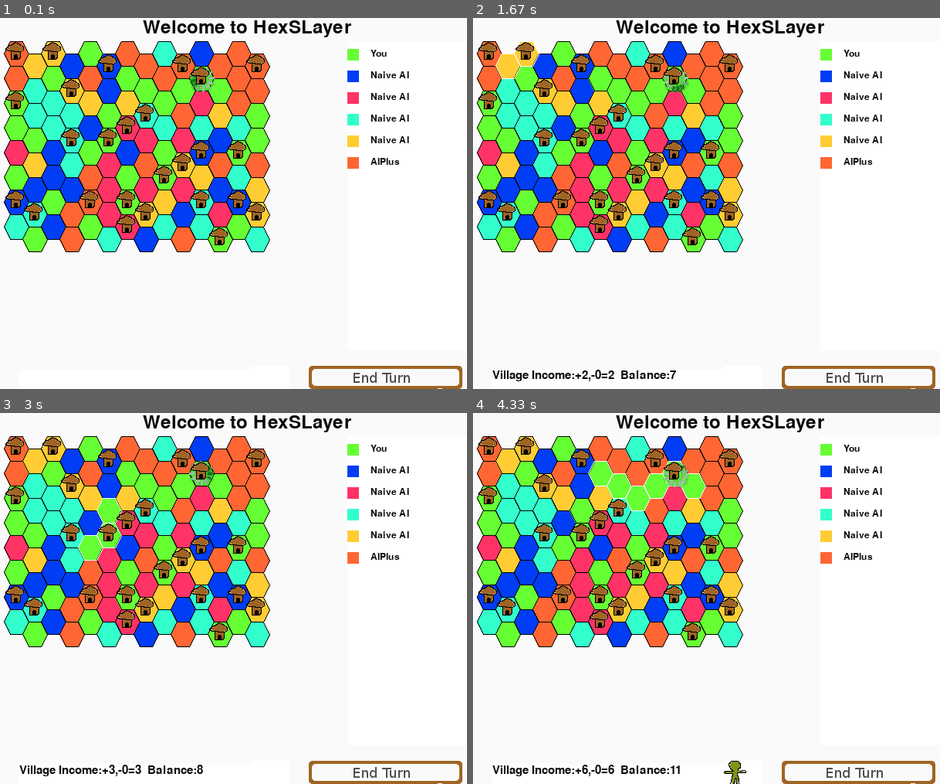
Above: before the commit, frames 1-4 (two rows, left to right).
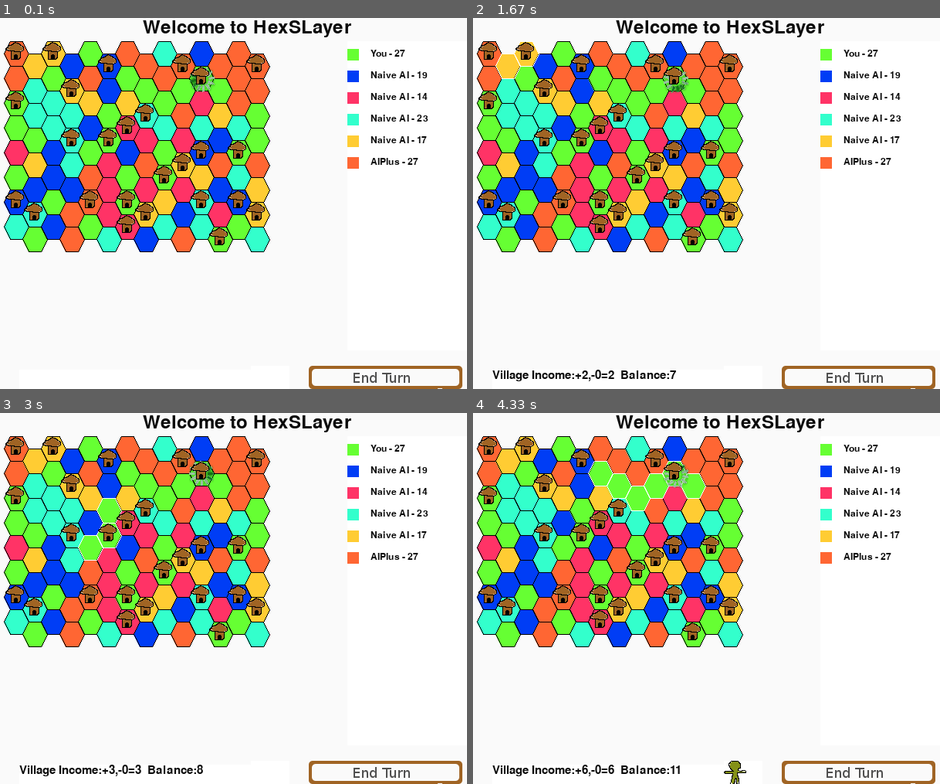
Above: after the commit, the same moments.

Repository: StephenFluin/HexSLayer
Game: pygame game, started from hexslayer.py
The game is run twice, just before and just after one commit, with the same random seed, the same clock (stepped at 60 frames per second) and the same inputs. The source is Python 2; it was converted automatically to run under Python 3.
Inputs (mouse positions are in pixels of both pictures, inside the frame that each line leads up to):
- Up to frame 1 (0.1 s): no input
- Up to frame 2 (1.67 s): click (720, 203) at 0.38 s; press the mouse at (673, 103) at 0.7 s; move the mouse to (613, 110) at 0.8 s; release the mouse at (552, 114) at 0.93 s; press the mouse at (599, 77) at 1.03 s; move the mouse to (753, 210) at 1.13 s; release the mouse at (907, 344) at 1.27 s; press the mouse at (524, 55) at 1.37 s; move the mouse to (566, 188) at 1.47 s; release the mouse at (613, 322) at 1.6 s
- Up to frame 3 (3 s): press the mouse at (219, 487) at 1.7 s; move the mouse to (163, 568) at 1.8 s; release the mouse at (107, 657) at 1.93 s; click (130, 602) at 2.05 s; press the mouse at (107, 461) at 2.37 s; move the mouse to (168, 461) at 2.47 s; release the mouse at (224, 461) at 2.6 s; press the mouse at (107, 509) at 2.7 s; move the mouse to (238, 502) at 2.8 s; release the mouse at (373, 494) at 2.93 s
- Up to frame 4 (4.33 s): press the mouse at (617, 487) at 3.03 s; move the mouse to (687, 531) at 3.13 s; release the mouse at (757, 576) at 3.27 s; press the mouse at (636, 450) at 3.37 s; move the mouse to (627, 531) at 3.47 s; release the mouse at (617, 613) at 3.6 s; press the mouse at (580, 487) at 3.7 s; move the mouse to (664, 490) at 3.8 s; release the mouse at (748, 494) at 3.93 s; press the mouse at (673, 472) at 4.03 s; move the mouse to (608, 553) at 4.13 s; release the mouse at (538, 635) at 4.27 s

The runs differ from the first frame. In frame 1, 0.2% of the frame differs, in the area x 83-92%, y 8-40%; in frame 2, 0.2%; in frame 3, 0.2%; in frame 4, 0.2%.

Commit message:
Added tile counts to scorecard, added offset for indicator spin.

Diff:
--- a/controls.py
+++ b/controls.py
@@ -71,8 +71,9 @@
 		self.image.fill(pygame.Color("#FFFFFF"))
 		size = 18
 		font = pygame.font.Font(None,size)
+		tileCounts = self.gameMap.countTiles()
 		for i in range(0,6):
 
-			text = font.render("%s" % (self.gameMap.players[i].getName()),True,(10,10,10))
+			text = font.render("%s - %s" % (self.gameMap.players[i].getName(),tileCounts[i]),True,(10,10,10))
 			self.image.blit(text,(30,10+(size+10)*i))
 			pygame.draw.rect(self.image,pygame.Color(playerColors[i]),pygame.Rect(0,(size+10)*i+10,15,15))
--- a/hexslayer.py
+++ b/hexslayer.py
@@ -239,6 +239,16 @@
 		#print "Our search found: ",found
 		return found
 
+	# Return a list of tiles counts for all players.
+	def countTiles(self):
+		counts = range(0,len(playerColors))
+		for row in self.tiles:
+			for tile in row:
+				counts[tile.player] += 1
+		print "After counting all of the tiles, we have: %s." % (counts)
+		return counts
+
+
 	# Adds, splits villages
 	# @TODO, clean up this method, it is super redudant (checks each set once for each tile in the set)
 	def cleanUpGame(self):
@@ -336,10 +346,13 @@
 						tile.pawn.kill(tile)
 		self.turn += 1
 		pygame.display.set_caption("HexSLayer - Turn %s" % (str(self.turn)))
+		self.runAI()
+
 		self.infobar.draw()
 		self.store.draw()
-
-		self.runAI()
+		self.score.draw()
+
+
 
 	# Process AI calls for each player.
 	# TODO Make this use a model of handing an AI class a gamemap and have the AI take a single turn.
